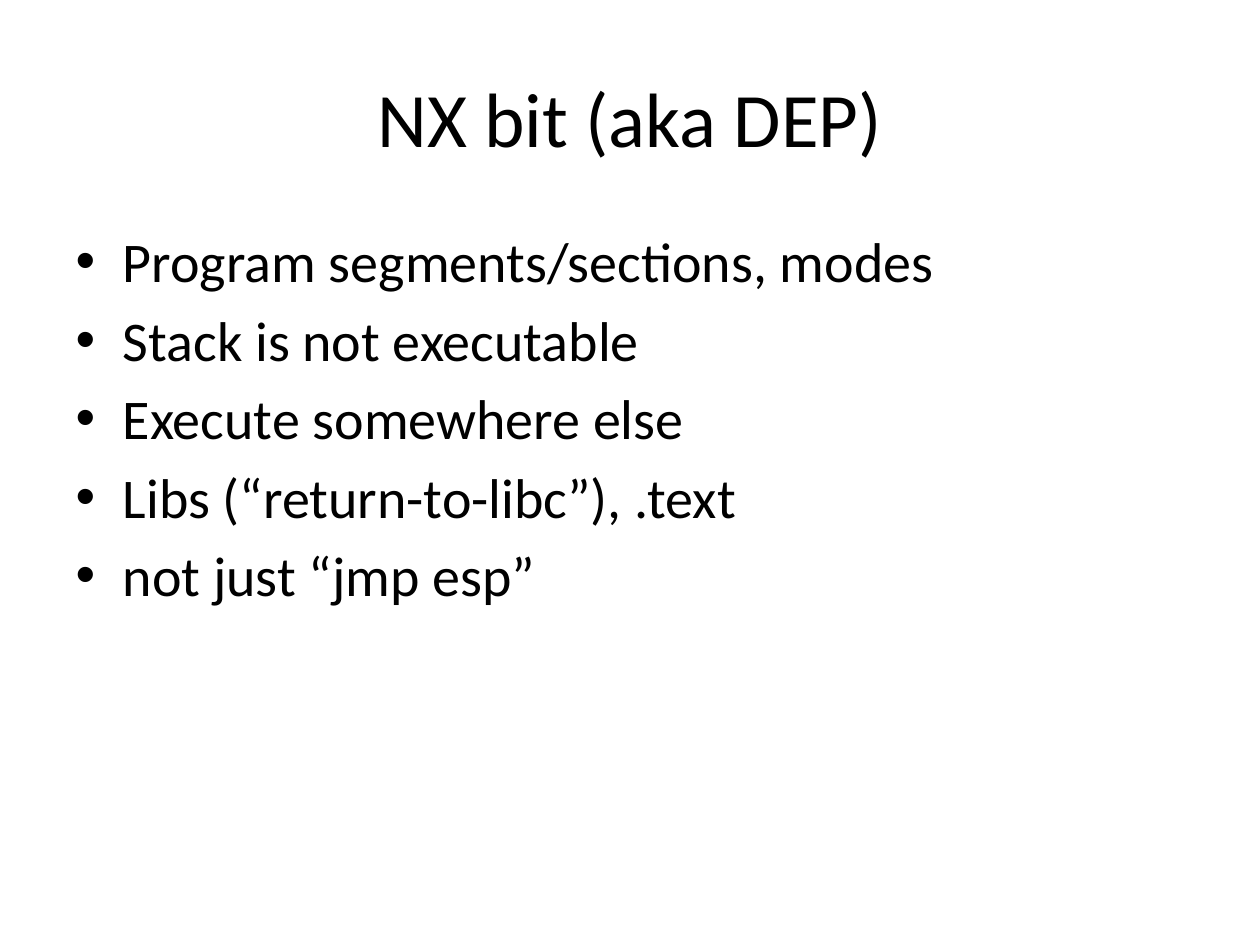
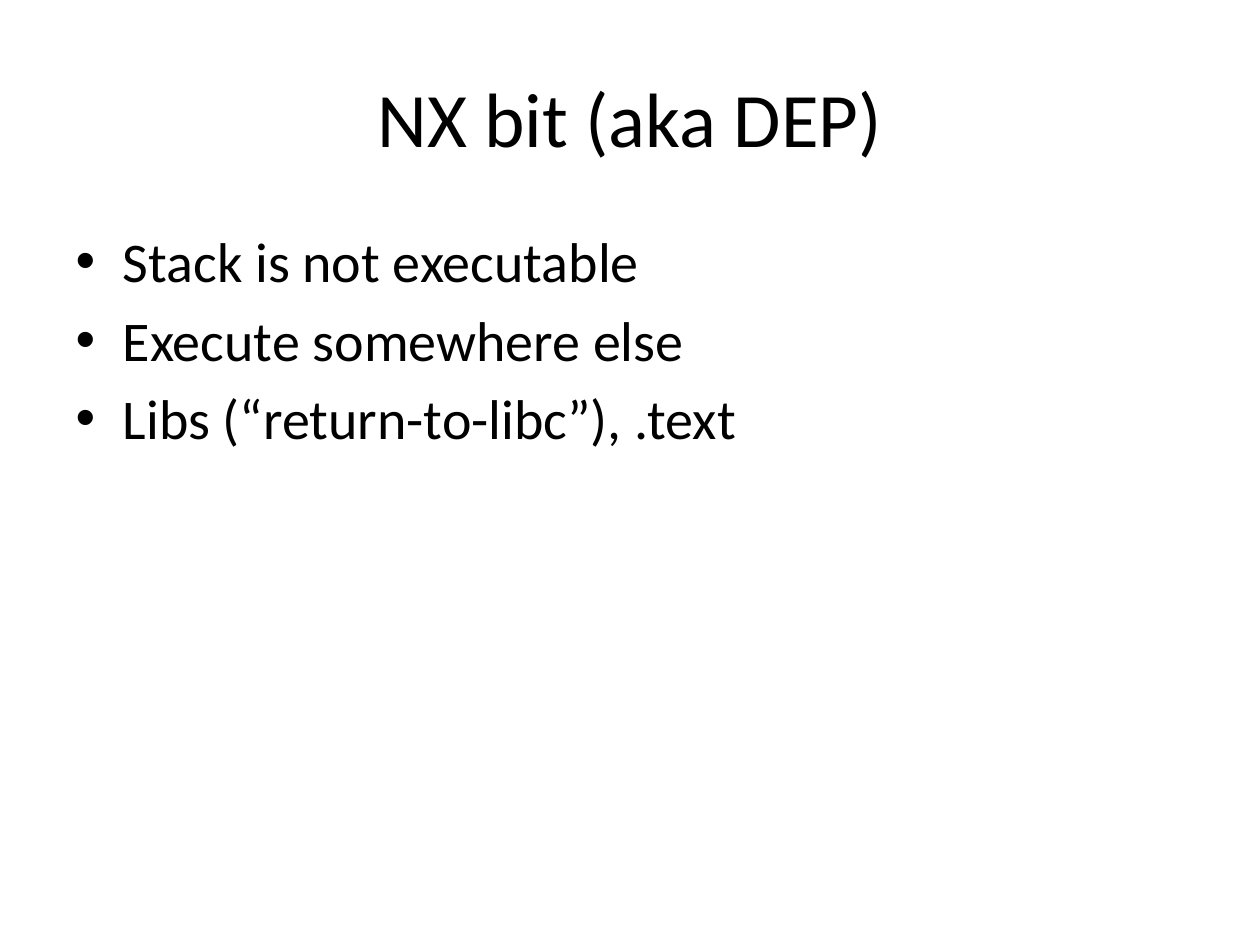
Before and after one commit to m0t/liatioan, a slide deck: slide 3 of slides-2.pptx. Drawn at 1260x945 pixels with LibreOffice and Linux fonts; fonts in the diff are those of the drawing. Boxes give left, top, right and bottom in pixels: in the first picture for what was removed or moved away, otherwise in the second. Text is boxed around its words. In the diff, an @@ line names an element or a change of style, - is before the commit and + after.

```diff
--- a/slides-2.pptx
+++ b/slides-2.pptx
@@ text at bbox=[123, 243, 933, 292]: paragraph removed @@
-• Program segments/sections, modes
@@ text at bbox=[123, 555, 535, 606]: paragraph removed @@
-• not just “jmp esp”
```
Also in this commit, not shown: 3 other slides changed, 1 other file.
